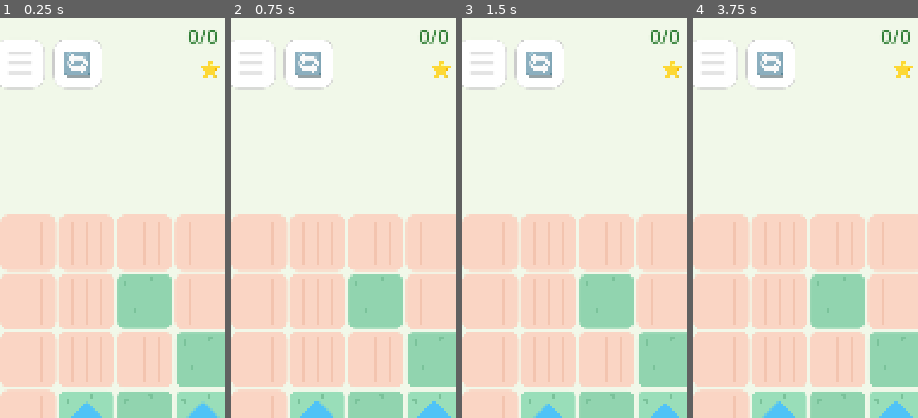
Above: before the commit, frames 1-4 (left to right).
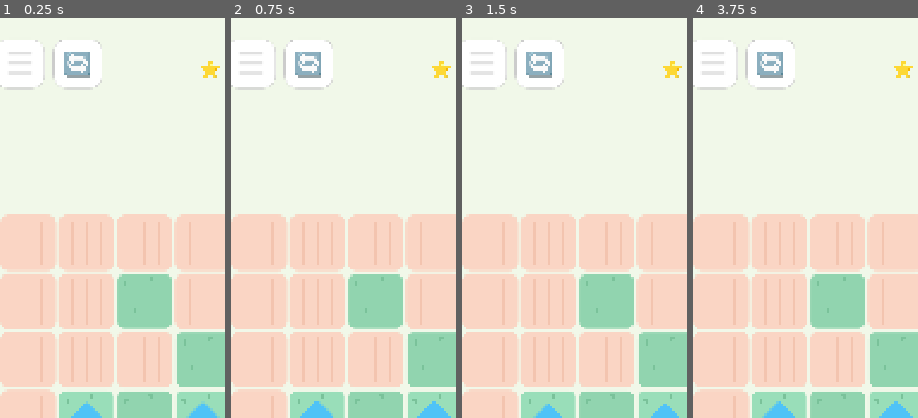
Above: after the commit, the same moments.

Repository: gkesebir/slidegolf
Game: Godot game, scene res://scenes/Main.tscn
Two runs of this game, one before a commit and one after it. Both use one fixed random seed, a clock stepped at 60 frames per second and the inputs below.
Inputs:
- Up to frame 1 (0.25 s): no input
- Up to frame 2 (0.75 s): click "➕" at 0.5 s
- Up to frame 3 (1.5 s): click "➖" at 1.25 s
- Up to frame 4 (3.75 s): click "☰" at 2 s; click "🔄" at 2.75 s; click "⚙️" at 3.5 s
The pictures show only the part of the screen within x 5-55%, y 0-50%; the shares and areas given below are measured in that part.

The runs differ from the first frame. In frame 1, 0.2% of the frame differs, in the area x 84-97%, y 3-7%; in frame 2, 0.2%; in frame 3, 0.2%; in frame 4, 0.2%.

Commit message:
fix: robust camera zoom, cleanup old labels, remove button position override

Diff:
--- a/scripts/Ball.gd
+++ b/scripts/Ball.gd
@@ -132,7 +132,9 @@
 
 	# Pinch to zoom (Magnify Gesture)
 	if event is InputEventMagnifyGesture:
-		var cam = get_node_or_null("/root/Main/MainCamera")
+		var root_node = get_tree().current_scene
+		if not root_node: root_node = get_parent()
+		var cam = root_node.get_node_or_null("MainCamera")
 		if cam:
 			var zoom_change = event.factor - 1.0
 			cam.zoom += Vector2(zoom_change, zoom_change)
@@ -141,7 +143,9 @@
 
 	# Mouse wheel zoom
 	if event is InputEventMouseButton:
-		var cam = get_node_or_null("/root/Main/MainCamera")
+		var root_node = get_tree().current_scene
+		if not root_node: root_node = get_parent()
+		var cam = root_node.get_node_or_null("MainCamera")
 		if cam:
 			if event.button_index == MOUSE_BUTTON_WHEEL_UP:
 				cam.zoom += Vector2(0.1, 0.1)
--- a/scripts/GameManager.gd
+++ b/scripts/GameManager.gd
@@ -45,10 +45,10 @@
 
 	# Cleanup old UI elements that are no longer used
 	var to_remove = [
-		"../UI/TopBar/DiamondLabel",
-		"../UI/TopBar/TimerLabel",
 		"../UI/TopBar/ShopButton",
 		"../UI/TopBar/MuteButton",
+		"../UI/TopBar/DiamondLabel",
+		"../UI/TopBar/MoveLabel",
 		"../UI/ShopScreen",
 		"../UI/DebugPanel"
 	]
@@ -505,7 +505,6 @@
 		if restart_button:
 			restart_button.text = "SONRAKİ BÖLÜM"
 			restart_button.add_theme_color_override("font_color", Color("00b0ff"))
-			restart_button.position.y = 560
 
 func spawn_fireworks():
 	var fw_script = load("res://scripts/Fireworks.gd")
@@ -1120,19 +1119,28 @@
 	var cam = Camera2D.new()
 	cam.name = "MainCamera"
 	cam.position = Vector2(540, 960)
-	get_node("/root/Main").add_child(cam)
+	var root_node = get_tree().current_scene
+	if not root_node:
+		root_node = get_parent()
+	root_node.add_child(cam)
 	cam.make_current()
 
 	var ui = get_node_or_null("../UI")
 	if not ui: return
 
+func _get_cam() -> Camera2D:
+	var root_node = get_tree().current_scene
+	if not root_node: root_node = get_parent()
+	return root_node.get_node_or_null("MainCamera")
+
 func _zoom_in():
-	var cam = get_node_or_null("/root/Main/MainCamera")
+	var cam = _get_cam()
 	if cam:
 		cam.zoom = Vector2(cam.zoom.x + 0.1, cam.zoom.y + 0.1)
+		cam.zoom = cam.zoom.clamp(Vector2(0.3, 0.3), Vector2(2.0, 2.0))
 
 func _zoom_out():
-	var cam = get_node_or_null("/root/Main/MainCamera")
+	var cam = _get_cam()
 	if cam:
-		if cam.zoom.x > 0.3:
-			cam.zoom = Vector2(cam.zoom.x - 0.1, cam.zoom.y - 0.1)
+		cam.zoom = Vector2(cam.zoom.x - 0.1, cam.zoom.y - 0.1)
+		cam.zoom = cam.zoom.clamp(Vector2(0.3, 0.3), Vector2(2.0, 2.0))
